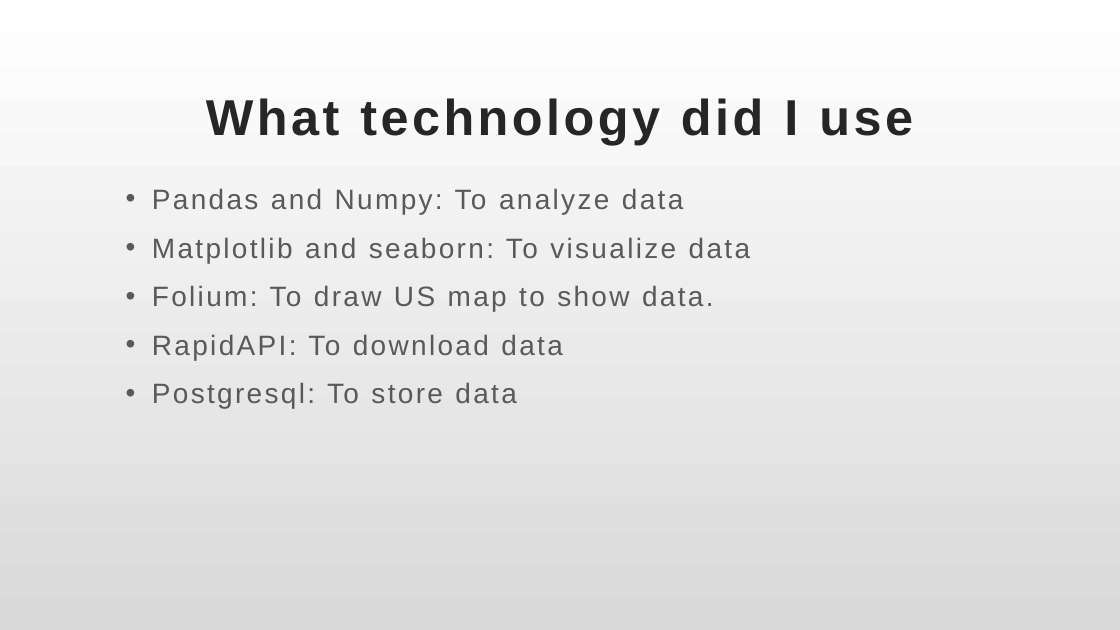
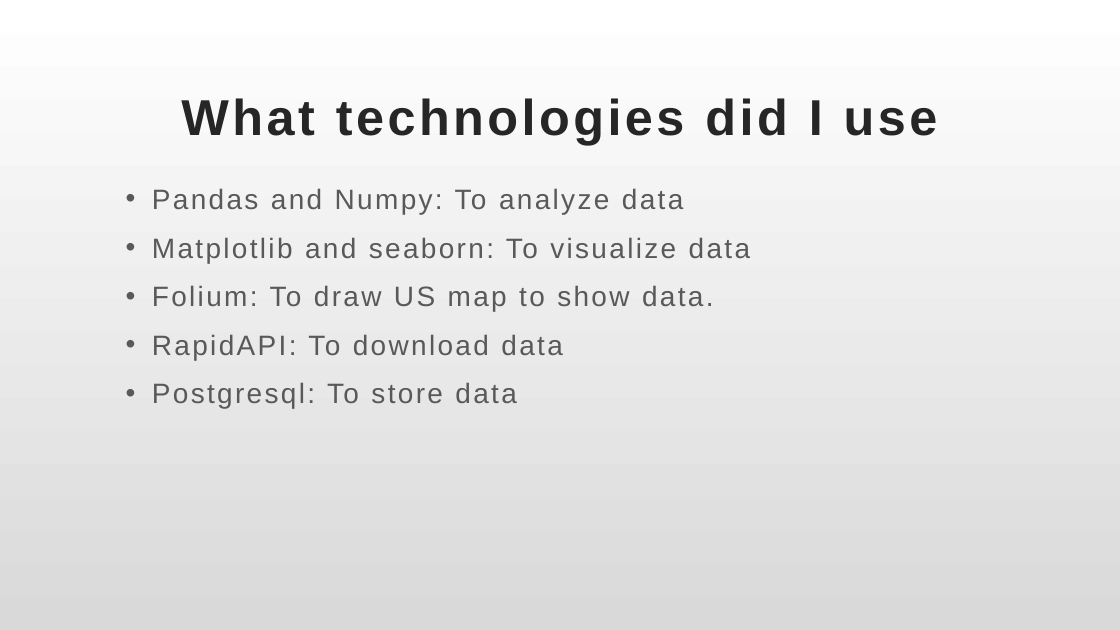
Before and after one commit to Yuehao-Wang/AIM-5001, a slide deck: slide 17 of Y_Wang_Final_Project_Presentation.pptx. Drawn at 1120x630 pixels with LibreOffice and Linux fonts; fonts in the diff are those of the drawing. Boxes give left, top, right and bottom in pixels: in the first picture for what was removed or moved away, otherwise in the second. Text is boxed around its words. In the diff, an @@ line names an element or a change of style, - is before the commit and + after.

```diff
--- a/Y_Wang_Final_Project_Presentation.pptx
+++ b/Y_Wang_Final_Project_Presentation.pptx
@@ title at (181, 98, 938, 145): text changed @@
-What technology did I use
+What technologies did I use
```
Also in this commit, not shown: 12 other slides changed.
